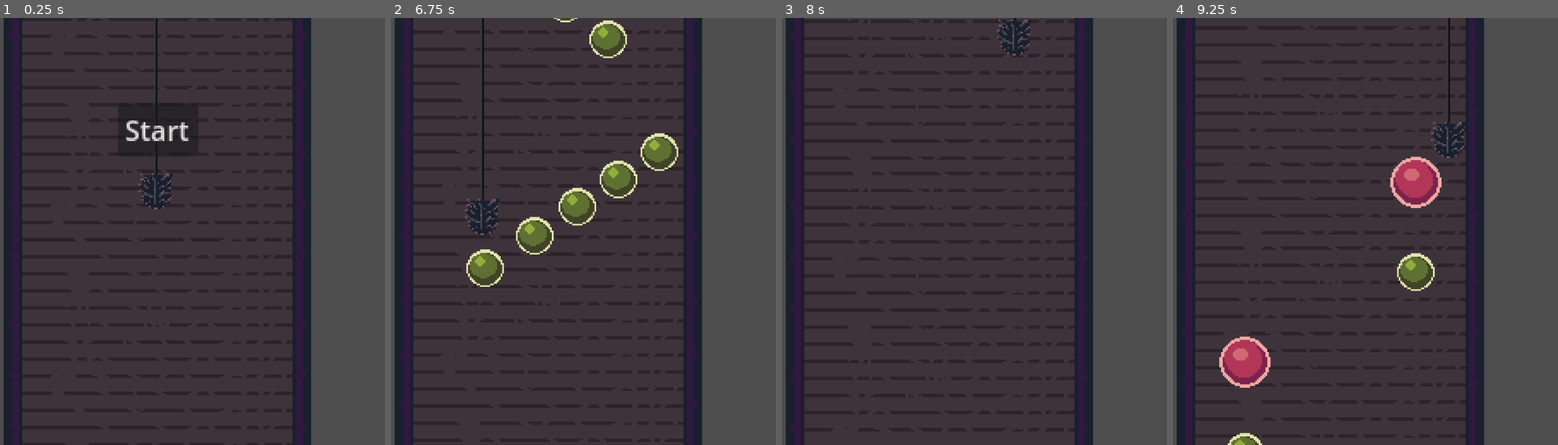
Above: before the commit, frames 1-4 (left to right).
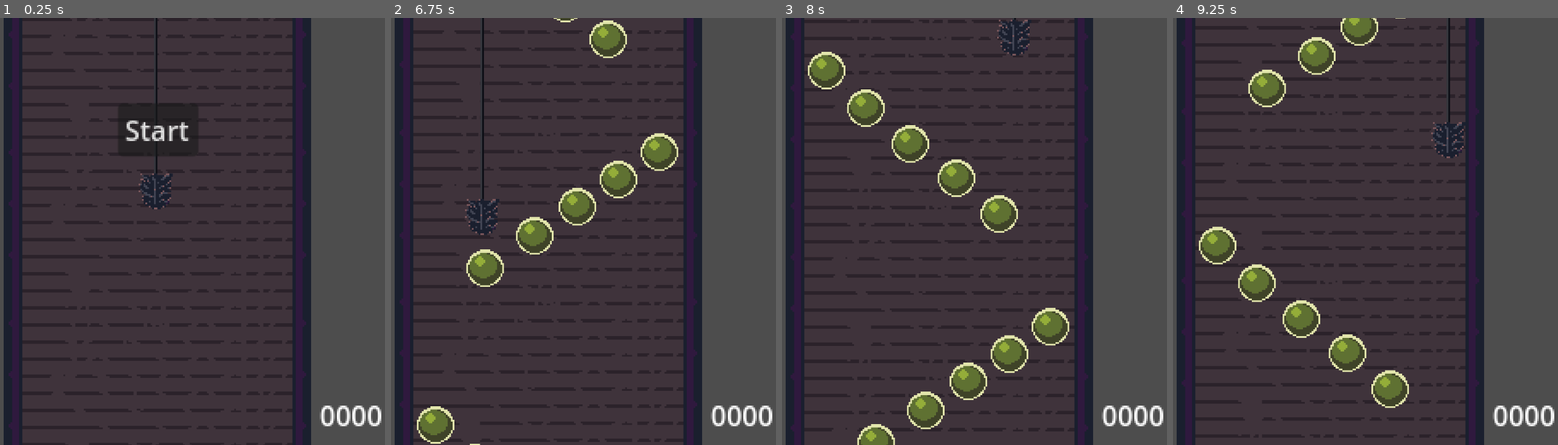
Above: after the commit, the same moments.

Repository: Ytlander/chimney-of-riches
Game: Godot game, scene res://Scenes/main.tscn
Same seed, same stepped clock (60 frames per second), same inputs: the game is played once before the commit and once after it.
Inputs:
- Up to frame 1 (0.25 s): no input
- Up to frame 2 (6.75 s): click "Start" at 0.5 s; hold D (right) 1.28-2.03 s; hold S (down) 2.03-2.78 s; hold D (right) 2.78-3.53 s; hold W (up) 3.53-4.28 s; hold A (left) 4.28-5.78 s; hold S (down) 5.78-6.53 s; hold D (right) from 6.53 s (still down)
- Up to frame 3 (8 s): release D (right) at 7.28 s; hold W (up) from 7.28 s (still down)
- Up to frame 4 (9.25 s): release W (up) at 8.03 s; hold D (right) 8.03-8.78 s; hold S (down) from 8.78 s (still down)

The runs differ from the first frame. In frame 1, 0.5% of the frame differs, in the area x 83-100%, y 90-96%; in frame 2, 1.0%; in frame 3, 5.6%; in frame 4, 7.8%, in the area x 6-100%, y 0-100%.

Commit message:
Add money display
Added a numberdisplay for money

Added a signal bus for easy signaling from and to instantiated objects.

Diff:
--- a/Scenes/main.tscn
+++ b/Scenes/main.tscn
@@ -79,6 +79,21 @@
 
 [node name="Timer" type="Timer" parent="GameManager"]
 
+[node name="StartRoundButton" type="Button" parent="GameManager"]
+unique_name_in_owner = true
+offset_left = -23.0
+offset_top = -246.0
+offset_right = 24.0
+offset_bottom = -215.0
+text = "Start"
+
+[node name="Money" type="Label" parent="GameManager"]
+offset_left = 95.0
+offset_top = -75.0
+offset_right = 135.0
+offset_bottom = -52.0
+text = "0000"
+
 [node name="Spawner" type="Node2D" parent="."]
 position = Vector2(0, 311)
 script = ExtResource("5_anlq8")
@@ -103,17 +118,9 @@
 rotation = -3.13862
 shape = SubResource("RectangleShape2D_7nt7k")
 
-[node name="StartRoundButton" type="Button" parent="."]
-unique_name_in_owner = true
-offset_left = -23.0
-offset_top = -246.0
-offset_right = 24.0
-offset_bottom = -215.0
-text = "Start"
-
 [connection signal="round_end_signal" from="GameManager" to="Spawner" method="_on_game_manager_round_end_signal"]
 [connection signal="round_start_signal" from="GameManager" to="Spawner" method="_on_game_manager_round_start_signal"]
 [connection signal="timeout" from="GameManager/Timer" to="GameManager" method="_on_timer_timeout"]
+[connection signal="pressed" from="GameManager/StartRoundButton" to="GameManager" method="_on_start_round_button_pressed"]
 [connection signal="timeout" from="Spawner/Timer" to="Spawner" method="_on_timer_timeout"]
 [connection signal="area_exited" from="SpawnBoundary" to="SpawnBoundary" method="_on_area_exited"]
-[connection signal="pressed" from="StartRoundButton" to="GameManager" method="_on_start_round_button_pressed"]
--- a/project.godot
+++ b/project.godot
@@ -18,6 +18,7 @@
 [autoload]
 
 StatesAndStuff="*res://scripts/states_and_stuff.gd"
+SignalBus="*res://scripts/signal_bus.gd"
 
 [display]
 
--- a/scripts/game_manager.gd
+++ b/scripts/game_manager.gd
@@ -3,15 +3,20 @@
 @onready var timer = $Timer
 @export var chimney_length:int = 30
 @onready var start_round_button = %StartRoundButton
+@onready var money = $Money
 
 signal round_start_signal
 signal round_end_signal
 
 func _ready():
-	pass
+	SignalBus.stone_pickup.connect(_on_stone_pickup)
 
 func _process(delta):
 	pass
+
+func _on_stone_pickup(stone):
+	StatesAndStuff.money += stone.value
+	money.text = str(StatesAndStuff.money)
 
 func _on_timer_timeout():
 	if StatesAndStuff.going_down:
--- /dev/null
+++ b/scripts/signal_bus.gd
@@ -0,0 +1,3 @@
+extends Node
+
+signal stone_pickup(stone)
--- a/scripts/spawner_controller.gd
+++ b/scripts/spawner_controller.gd
@@ -35,8 +35,9 @@
 	wave_to_spawn.global_position = self.global_position
 	var coin_toss = randi_range(0, 1)
 
+	#Change Random spawning to true for one of the tosses for some random spawned stones
 	if coin_toss == 1:
-		random_spawning = true
+		random_spawning = false
 	if coin_toss == 0:
 		random_spawning = false
 
--- a/scripts/stone.gd
+++ b/scripts/stone.gd
@@ -14,5 +14,5 @@
 		if StatesAndStuff.going_down:
 			queue_free()
 		if StatesAndStuff.going_down == false:
-			StatesAndStuff.money += self.value
+			SignalBus.stone_pickup.emit(self)
 			queue_free()
